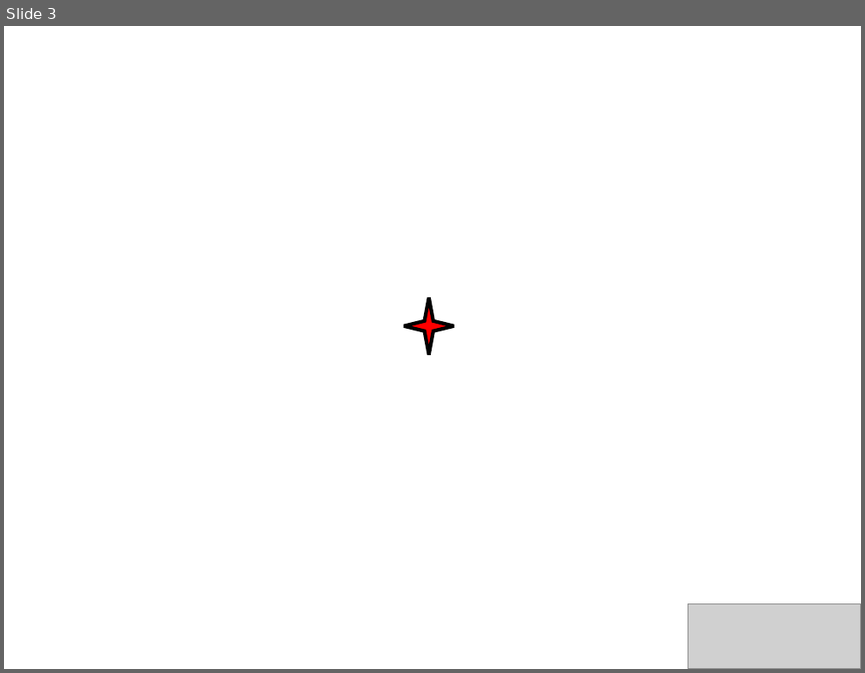
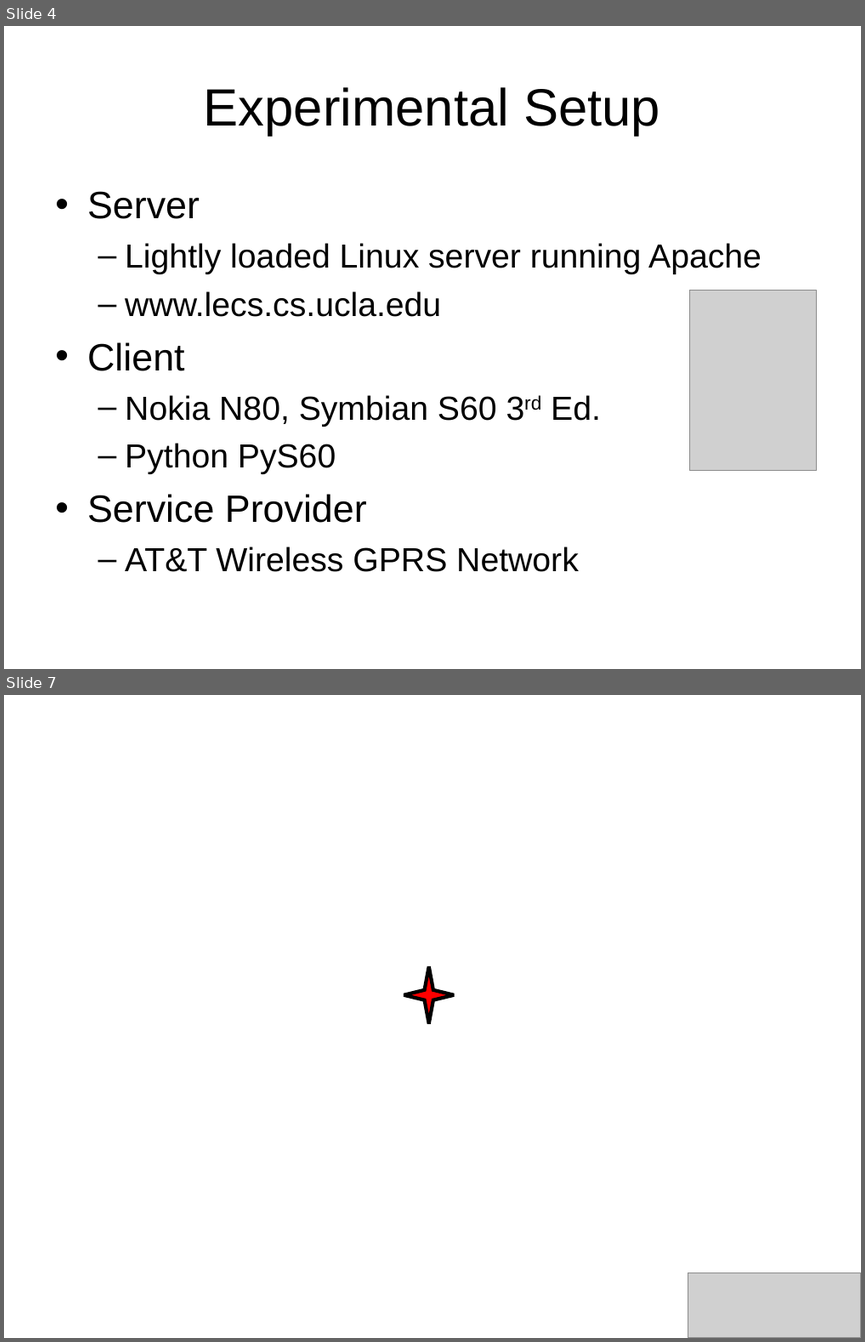
Before and after one commit to nesl/gprstest, a slide deck: presentation/Cingular GPRS Experiments.ppt. Shown one above the other, each under a label of ours: slide 3 before the commit, slides 4 and 7 after it; the slides between them are not shown. The pictures are 865x673 and 865x1342 pixels, drawn with LibreOffice and Linux fonts; fonts in the diff are those of the drawing; grey boxes stand for pictures; background and template pictures are left out. Boxes give left, top, right and bottom in pixels: in the first picture for what was removed or moved away, otherwise in the second. Text is boxed around its words. In the diff, an @@ line names an element or a change of style, - is before the commit and + after.

```diff
--- a/presentation/Cingular GPRS Experiments.ppt
+++ b/presentation/Cingular GPRS Experiments.ppt
@@ slide 4 added at box(4, 26, 861, 669), background #FFFFFF @@
@@ title added at box(204, 87, 660, 136), 44 pt, text #000000 @@
+Experimental Setup
@@ text added at box(87, 191, 761, 572), 28 pt, text #000000 @@
+• Server
+  – Lightly loaded Linux server running Apache
+  – www.lecs.cs.ucla.edu
+• Client
+  – Nokia N80, Symbian S60 3rd Ed.
+  – Python PyS60
+• Service Provider
+  – AT&T Wireless GPRS Network
@@ picture added at box(689, 290, 817, 470) @@
@@ what was slide 3 is now slide 7 @@
```
Also in this commit, not shown: 4 slides changed, 13 other slides added, 5 slides removed.
